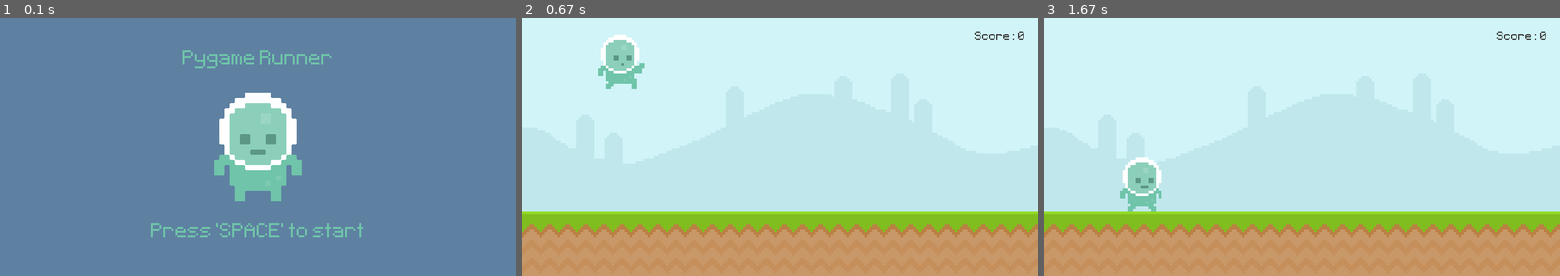
Above: before the commit, frames 1-3 (left to right).
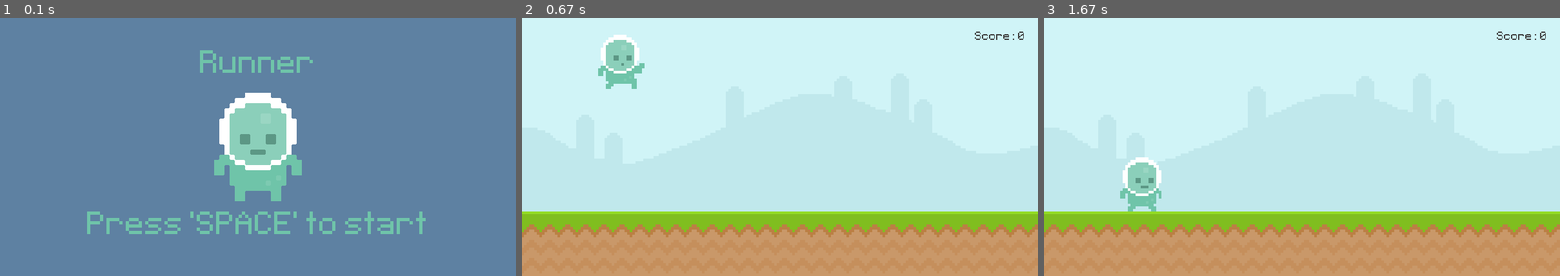
Above: after the commit, the same moments.

Repository: Zain-Khoso/pygame-runner
Game: pygame game, started from main.py
The game is run twice, just before and just after one commit, with the same random seed, the same clock (stepped at 60 frames per second) and the same inputs.
Inputs:
- Up to frame 1 (0.1 s): no input
- Up to frame 2 (0.67 s): tap Space at 0.33 s
- Up to frame 3 (1.67 s): no input

The runs differ from the first frame. In frame 1, 3.0% of the frame differs, in the area x 16-83%, y 12-85%; in frame 2, nothing differs; in frame 3, nothing differs.

Commit message:
fix: settings

Diff:
--- a/game/settings.py
+++ b/game/settings.py
@@ -20,9 +20,9 @@
 
 # Game
 menu_color = (94, 129, 162)
-menu_text_size = 50
+menu_text_size = 80
 menu_text_color = (111, 196, 169)
-title_text = "Pygame Runner"
+title_text = "Runner"
 subtitle_1 = "Press 'SPACE' to start"
 subtitle_2 = "Your score: %s"
 music_volume = 0.1
